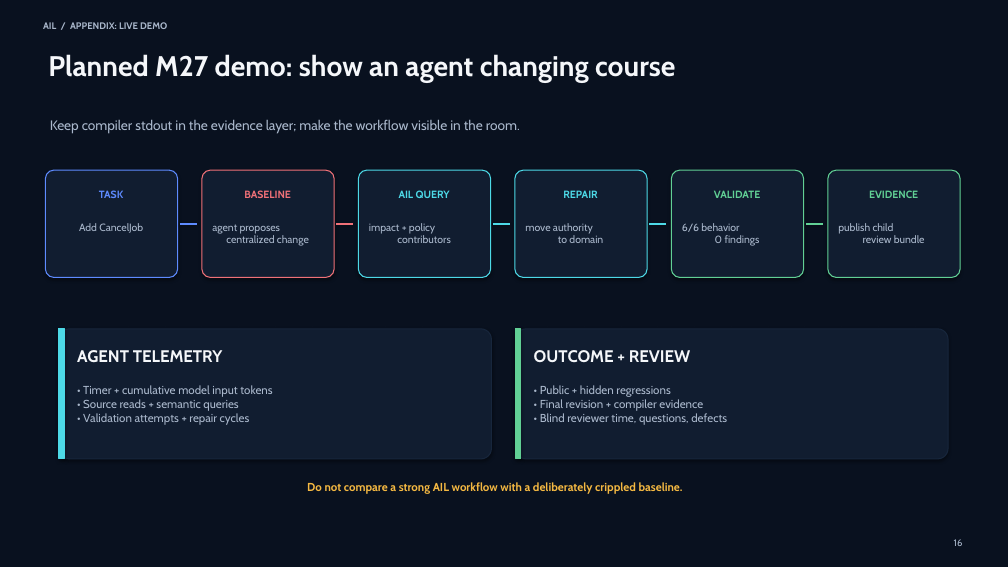
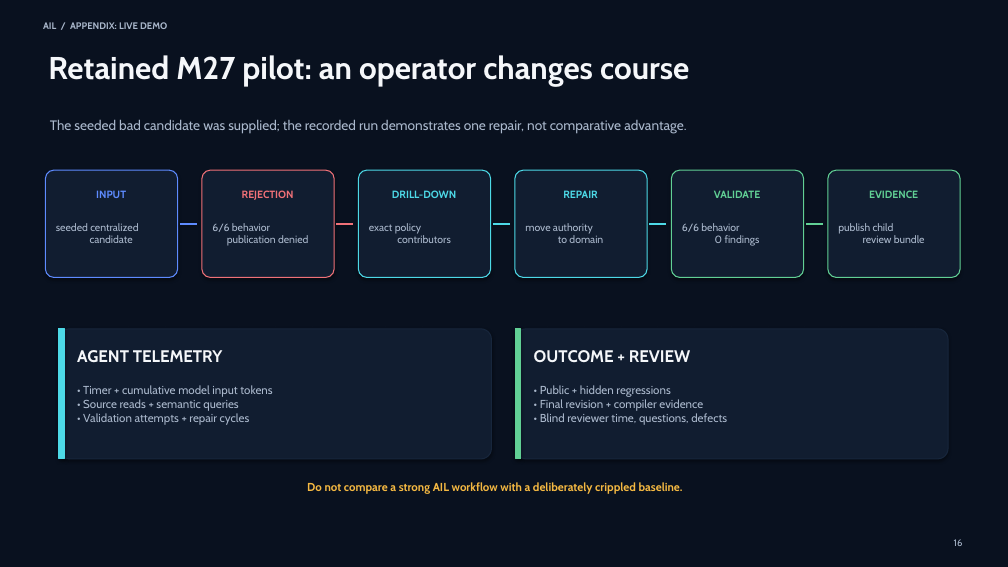
Before and after one commit to a-barwick/ail, a slide deck: slide 16 of docs/investor-deck.pptx. Drawn at 1008x567 pixels with LibreOffice and Linux fonts; fonts in the diff are those of the drawing. Boxes give left, top, right and bottom in pixels: in the first picture for what was removed or moved away, otherwise in the second. Text is boxed around its words. In the diff, an @@ line names an element or a change of style, - is before the commit and + after.

Commit message:
Align project guidance with agent-efficiency thesis
Amp-Thread-ID: https://ampcode.com/threads/T-019fd556-5142-753c-ae51-a2c3196c3b6d

```diff
--- a/docs/investor-deck.pptx
+++ b/docs/investor-deck.pptx
@@ text at [48,55,689,86]: text changed; size 27 to 30 pt @@
-Planned M27 demo: show an agent changing course
+Retained M27 pilot: an operator changes course
@@ text at [50,119,686,134]: text changed @@
-Keep compiler stdout in the evidence layer; make the workflow visible in the room.
+The seeded bad candidate was supplied; the recorded run demonstrates one repair, not comparative advantage.
@@ text at [96,190,126,198]: text changed @@
-TASK
+INPUT
@@ text at [242,190,294,200]: text changed @@
-BASELINE
+REJECTION
@@ text at [392,190,456,198]: text changed @@
-AIL QUERY
+DRILL-DOWN
@@ text at [56,223,138,243]: text changed @@
-Add CancelJob
+seeded centralized
+candidate
@@ text at [212,223,308,246]: text changed @@
-agent proposes
-centralized change
+6/6 behavior
+publication denied
@@ text at [369,223,451,243]: text changed @@
-impact + policy
-contributors
+exact policy
+contributors
```
Also in this commit, not shown: 4 other slides changed, 15 other files.
